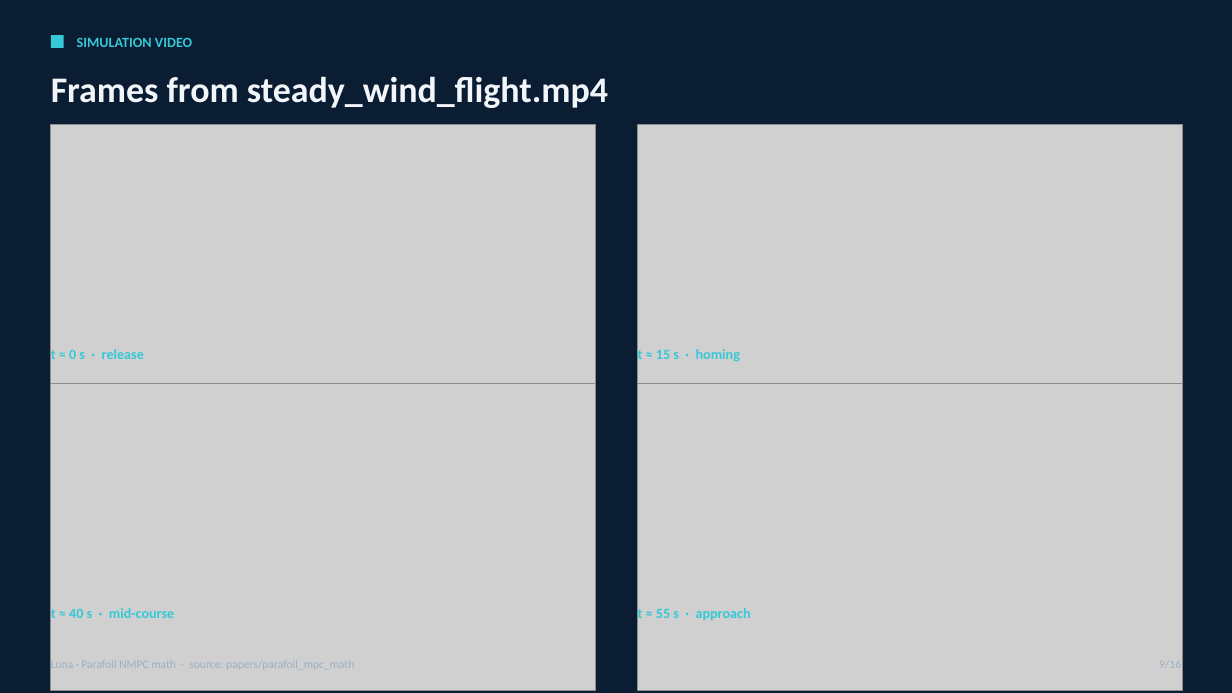
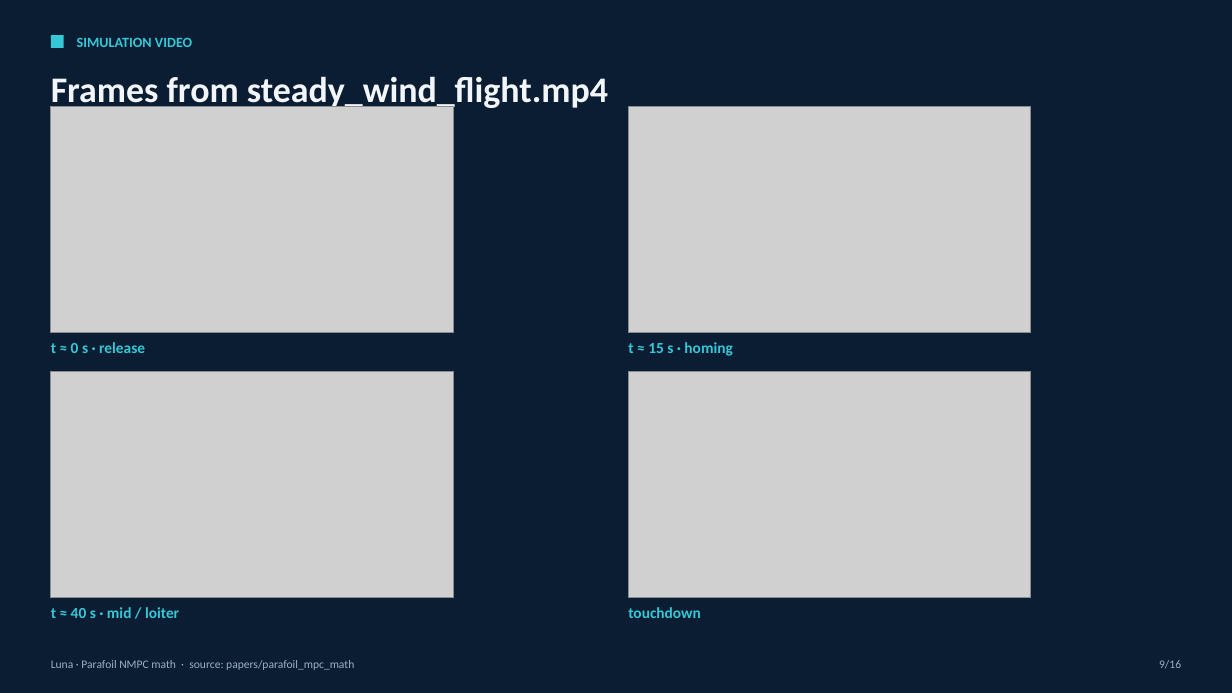
Before and after one commit to hudson-dev/luna, a slide deck: slide 9 of presentation/Luna_Parafoil_NMPC_Math.pptx. Drawn at 1232x693 pixels with LibreOffice and Linux fonts; fonts in the diff are those of the drawing; grey boxes stand for pictures. Boxes give left, top, right and bottom in pixels: in the first picture for what was removed or moved away, otherwise in the second. Text is boxed around its words. In the diff, an @@ line names an element or a change of style, - is before the commit and + after.

Commit message:
Adjust math deck storyboard layout and update presentation outline

```diff
--- a/presentation/Luna_Parafoil_NMPC_Math.pptx
+++ b/presentation/Luna_Parafoil_NMPC_Math.pptx
@@ picture: place and size @@
-picture at [51,125,596,432]
+picture at [51,106,454,333]
@@ picture: place and size @@
-picture at [638,125,1183,432]
+picture at [628,106,1031,333]
@@ text "t ≈ 0 s · ...": place and size @@
-text "t ≈ 0 s · ..." at [51,349,144,359]
+text "t ≈ 0 s · ..." at [51,342,145,353]
@@ text "t ≈ 0 s · ..." at [51,342,145,353]: size 11 to 12 pt @@
@@ text "t ≈ 15 s · ..." at [628,342,732,356]: size 11 to 12 pt @@
@@ text "t ≈ 15 s · ...": place and size @@
-text "t ≈ 15 s · ..." at [638,349,740,362]
+text "t ≈ 15 s · ..." at [628,342,732,356]
@@ picture: place and size @@
-picture at [51,384,596,690]
+picture at [51,372,454,598]
@@ picture: place and size @@
-picture at [638,384,1183,690]
+picture at [628,372,1031,598]
@@ text at [51,607,179,618]: text changed; size 11 to 12 pt @@
-t ≈ 40 s · mid-course
+t ≈ 40 s · mid / loiter
@@ text at [628,607,701,618]: text changed; size 11 to 12 pt @@
-t ≈ 55 s · approach
+touchdown
```
Also in this commit, not shown: 2 other files.
